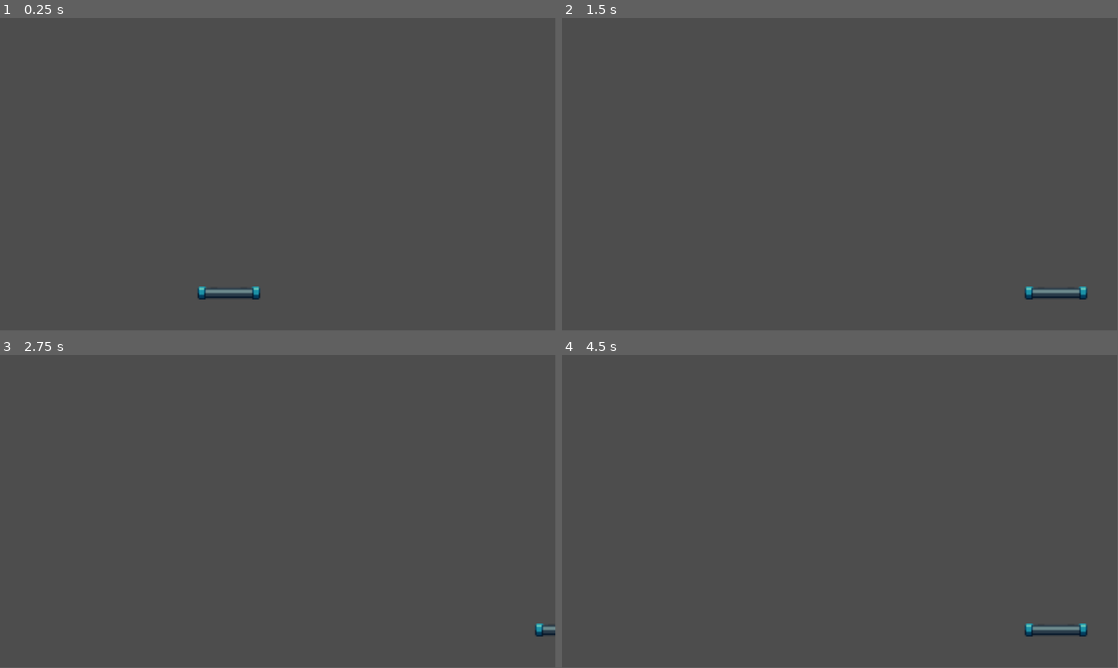
Above: before the commit, frames 1-4 (two rows, left to right).
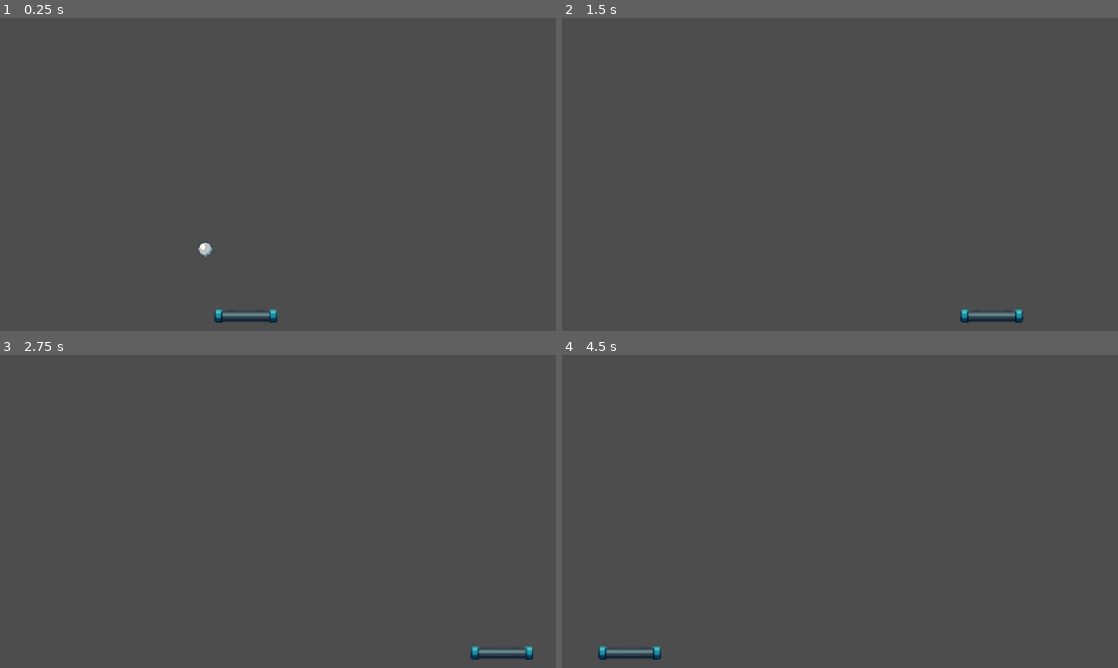
Above: after the commit, the same moments.

Repository: MashaelWaleed/breakoutgame
Game: Godot game, scene res://scens/level.tscn
The game is run twice, just before and just after one commit, with the same random seed, the same clock (stepped at 60 frames per second) and the same inputs.
Inputs:
- Up to frame 1 (0.25 s): no input
- Up to frame 2 (1.5 s): hold Right (ui_right) 0.53-1.28 s; hold Left (ui_left) from 1.28 s (still down)
- Up to frame 3 (2.75 s): release Left (ui_left) at 2.03 s; hold Right (ui_right) from 2.03 s (still down)
- Up to frame 4 (4.5 s): tap Enter at 3.5 s; release Right (ui_right) at 3.53 s; hold Left (ui_left) from 3.53 s (still down)
In our replay, the window is 799x449 before the commit and 800x450 after it. These sizes can differ from the game's own. Grey fills any space a smaller window leaves; there, only what the larger window draws over its background counts as a difference.

The runs differ from the first frame. In frame 1, 0.9% of the frame differs, in the area x 35-50%, y 71-98%; in frame 2, 0.8%; in frame 3, 0.5%; in frame 4, 0.8%.

Commit message:
add ball

Diff:
--- a/project.godot
+++ b/project.godot
@@ -14,3 +14,7 @@
 run/main_scene="uid://djjor3udj625g"
 config/features=PackedStringArray("4.4", "Forward Plus")
 config/icon="res://icon.svg"
+
+[display]
+
+window/stretch/mode="canvas_items"
--- /dev/null
+++ b/scens/ball.tscn
@@ -0,0 +1,18 @@
+[gd_scene load_steps=4 format=3 uid="uid://pf5emc2oxa8d"]
+
+[ext_resource type="Script" uid="uid://3bbfoim7gli5" path="res://scripts/ball.gd" id="1_ar7bl"]
+[ext_resource type="Texture2D" uid="uid://doeiuptuva6e4" path="res://assets/BreakOut Assets x2.png" id="2_lp5cg"]
+
+[sub_resource type="CircleShape2D" id="CircleShape2D_87nid"]
+radius = 14.0357
+
+[node name="ball" type="CharacterBody2D"]
+script = ExtResource("1_ar7bl")
+
+[node name="Sprite2D" type="Sprite2D" parent="."]
+texture = ExtResource("2_lp5cg")
+region_enabled = true
+region_rect = Rect2(382.252, 480.306, 35.2177, 31.1312)
+
+[node name="CollisionShape2D" type="CollisionShape2D" parent="."]
+shape = SubResource("CircleShape2D_87nid")
--- a/scens/level.tscn
+++ b/scens/level.tscn
@@ -1,7 +1,41 @@
-[gd_scene load_steps=2 format=3 uid="uid://djjor3udj625g"]
+[gd_scene load_steps=6 format=3 uid="uid://djjor3udj625g"]
 
 [ext_resource type="PackedScene" uid="uid://b43x1uq415quk" path="res://scens/paddle.tscn" id="1_4hgif"]
+[ext_resource type="PackedScene" uid="uid://pf5emc2oxa8d" path="res://scens/ball.tscn" id="2_pd1qi"]
+
+[sub_resource type="CapsuleShape2D" id="CapsuleShape2D_pd1qi"]
+height = 774.0
+
+[sub_resource type="RectangleShape2D" id="RectangleShape2D_6lwcx"]
+size = Vector2(1196.5, 20)
+
+[sub_resource type="RectangleShape2D" id="RectangleShape2D_s40gg"]
+size = Vector2(676.998, 27.5648)
 
 [node name="level" type="Node2D"]
+metadata/_edit_vertical_guides_ = [-97259.0]
 
 [node name="paddle" parent="." instance=ExtResource("1_4hgif")]
+position = Vector2(37, 50)
+
+[node name="Camera2D" type="Camera2D" parent="."]
+position = Vector2(579, 328)
+
+[node name="ball" parent="." instance=ExtResource("2_pd1qi")]
+position = Vector2(478, 432)
+
+[node name="walls" type="StaticBody2D" parent="."]
+
+[node name="left" type="CollisionShape2D" parent="walls"]
+position = Vector2(-12, 263)
+shape = SubResource("CapsuleShape2D_pd1qi")
+
+[node name="ceilling" type="CollisionShape2D" parent="walls"]
+position = Vector2(568.75, -12)
+shape = SubResource("RectangleShape2D_6lwcx")
+
+[node name="right" type="CollisionShape2D" parent="walls"]
+position = Vector2(1172.37, 318.505)
+rotation = 1.57036
+scale = Vector2(1, 1)
+shape = SubResource("RectangleShape2D_s40gg")
--- a/scens/paddle.tscn
+++ b/scens/paddle.tscn
@@ -8,6 +8,7 @@
 height = 133.998
 
 [node name="paddle" type="CharacterBody2D"]
+motion_mode = 1
 script = ExtResource("1_qfiny")
 
 [node name="Sprite2D" type="Sprite2D" parent="."]
--- /dev/null
+++ b/scripts/ball.gd
@@ -0,0 +1,24 @@
+extends CharacterBody2D
+
+
+const SPEED = 200
+var direction =Vector2.DOWN
+var is_active = true
+
+func _ready() -> void:
+	velocity= Vector2(SPEED *-1, SPEED)
+
+
+func _physics_process(delta: float) -> void:
+	if is_active:
+
+		var collision = move_and_collide(velocity * delta)
+
+		if collision:
+			velocity=velocity.bounce(collision.get_normal())
+
+		if(velocity.y >0 and velocity.y<100 )	:
+			velocity.y = -200
+
+		if velocity.x == 0:
+			velocity.x = -200
--- a/scripts/paddle.gd
+++ b/scripts/paddle.gd
@@ -5,7 +5,7 @@
 	if direction:
 		velocity.x=direction* SPEED
 	else:
-		velocity.x =move_toward(velocity.x,0,SPEED)
+		velocity.x =move_toward(velocity.x,0,SPEED) #to stop gradually
 
 
 	move_and_slide()
Not shown, added: scripts/ball.gd.uid
